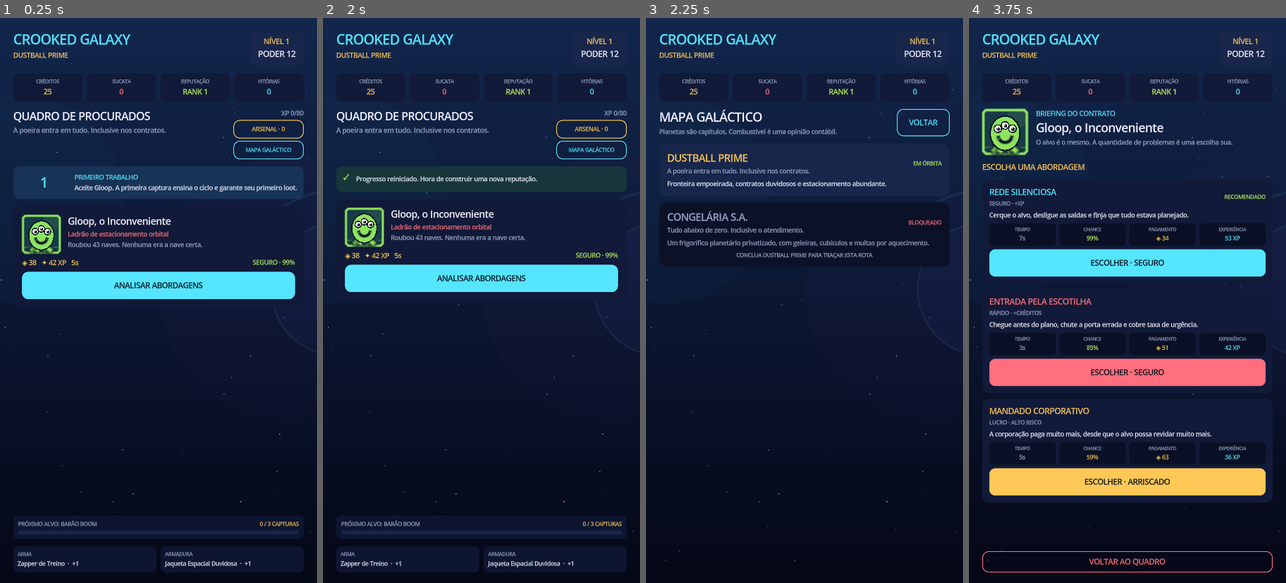
Above: before the commit, frames 1-4 (left to right).
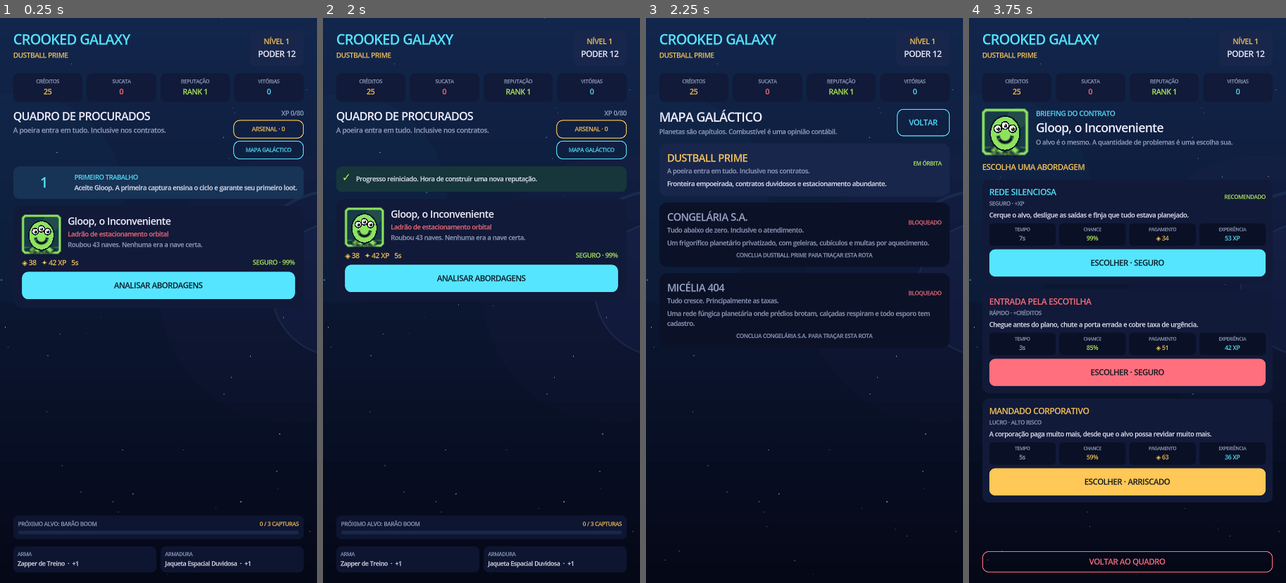
Above: after the commit, the same moments.

Repository: jellycb1/crooked-galaxy
Game: Godot game, scene res://scenes/main.tscn
Same seed, same stepped clock (60 frames per second), same inputs: the game is played once before the commit and once after it.
Inputs:
- Up to frame 1 (0.25 s): no input
- Up to frame 2 (2 s): click "ARSENAL · 0" at 0.5 s; click "DEV · REINICIAR PROGRESSO" at 1.25 s
- Up to frame 3 (2.25 s): click "MAPA GALÁCTICO" at 2 s
- Up to frame 4 (3.75 s): click "VOLTAR" at 2.75 s; click "ANALISAR ABORDAGENS" at 3.5 s

Frames 1-2 are identical in both runs. In frame 3, 1.1% of the frame differs, in the area x 6-96%, y 45-58%; in frame 4, nothing differs.

Commit message:
feat: open the Micelia frontier

Diff:
--- a/scripts/content_db.gd
+++ b/scripts/content_db.gd
@@ -20,6 +20,15 @@
 		"accent": "#72f1dd",
 		"unlock_after": "dustball_prime",
 		"completion_text": "A diretoria foi descongelada de suas funções. O termostato agora aceita votos e moedas.",
+	},
+	{
+		"id": "micelia_404",
+		"name": "Micélia 404",
+		"subtitle": "Tudo cresce. Principalmente as taxas.",
+		"description": "Uma rede fúngica planetária onde prédios brotam, calçadas respiram e todo esporo tem cadastro.",
+		"accent": "#c7f464",
+		"unlock_after": "congelaria_sa",
+		"completion_text": "A rede micelial trocou de administração. Os cogumelos exigem eleições úmidas.",
 	},
 ]
 
@@ -162,6 +171,23 @@
 		"boss": true,
 		"attacks": ["Fusão Hostil", "Zero Absoluto Fiscal", "Sinergia Criogênica"],
 	},
+	{
+		"id": "landlord_spore",
+		"planet_id": "micelia_404",
+		"name": "Síndico Esporão",
+		"title": "Administrador do condomínio micelial",
+		"description": "Cobrou aluguel de cada raiz e instalou catracas nas trilhas de formigas.",
+		"emoji": "♣",
+		"power": 44,
+		"defense": 19,
+		"health": 275,
+		"duration": 22,
+		"credits": 304,
+		"xp": 282,
+		"rank": 3,
+		"chapter_tier": 0,
+		"attacks": ["Boleto de Esporos", "Assembleia Venenosa", "Taxa de Umidade"],
+	},
 ]
 
 const PLAYER_ATTACKS := [
@@ -335,6 +361,62 @@
 				"effect_text": "+12% poder inimigo, mas +22% créditos pelo espetáculo.",
 				"power_mult": 1.12, "credits_mult": 1.22,
 				"result": "A manobra recebeu nota dez e uma advertência de segurança.",
+			},
+		],
+	},
+	{
+		"id": "spore_customs",
+		"planet_id": "micelia_404",
+		"symbol": "ACHOO",
+		"title": "Alfândega de Esporos",
+		"description": "Uma nuvem carimba cada molécula que entra. Seu pulmão está com documentação vencida.",
+		"color": "#c7f464",
+		"choices": [
+			{
+				"id": "buy_mask", "name": "COMPRAR MÁSCARA · 14 CR",
+				"effect_text": "Filtros revelam o alvo entre a névoa: -20% defesa.",
+				"credit_cost": 14, "defense_mult": 0.80,
+				"result": "A máscara filtra esporos, desculpas e noventa por cento dos anúncios.",
+			},
+			{
+				"id": "declare_lungs", "name": "DECLARAR OS PULMÕES",
+				"effect_text": "+3s de caça e +20% XP por preencher anatomia em triplicado.",
+				"duration_add": 3.0, "xp_mult": 1.20,
+				"result": "Seus pulmões agora constam como bagagem de mão regulamentar.",
+			},
+			{
+				"id": "sneeze_through", "name": "ESPIRRAR E ACELERAR",
+				"effect_text": "+12% poder inimigo, mas +22% créditos por contaminação.",
+				"power_mult": 1.12, "credits_mult": 1.22,
+				"result": "O espirro abriu um túnel e fechou três restaurantes orgânicos.",
+			},
+		],
+	},
+	{
+		"id": "sentient_shortcut",
+		"planet_id": "micelia_404",
+		"symbol": "OI?",
+		"title": "Atalho Senciente",
+		"description": "A trilha acordou, pediu seu nome e quer comissão sobre a recompensa.",
+		"color": "#ff75c8",
+		"choices": [
+			{
+				"id": "pay_path", "name": "PAGAR 16 CRÉDITOS",
+				"effect_text": "A trilha entrega o alvo: -16% vida inimiga.",
+				"credit_cost": 16, "health_mult": 0.84,
+				"result": "O atalho aceitou pagamento, gorjeta e uma avaliação de cinco estrelas.",
+			},
+			{
+				"id": "tell_story", "name": "CONTAR UMA HISTÓRIA",
+				"effect_text": "+2s de caça e +18% XP pela terapia vegetal.",
+				"duration_add": 2.0, "xp_mult": 1.18,
+				"result": "A trilha chorou seiva e indicou uma rota emocionalmente mais curta.",
+			},
+			{
+				"id": "step_on_it", "name": "PISAR FUNDO",
+				"effect_text": "+10% poder inimigo, mas +20% créditos por danos botânicos.",
+				"power_mult": 1.10, "credits_mult": 1.20,
+				"result": "A trilha abriu um processo. O contratante cobriu os honorários.",
 			},
 		],
 	},
@@ -368,6 +450,20 @@
 			{"name": "Colete Antitermostato", "description": "Certificado para sobreviver a três auditorias e meia."},
 			{"name": "Terno de Fibra Glacial", "description": "Elegante, blindado e impossível de passar a ferro."},
 			{"name": "Manta Executiva de Emergência", "description": "Dourada por fora, formulário de despesas por dentro."},
+		],
+	},
+	"micelia_404": {
+		"weapon": [
+			{"name": "Escopeta de Pólen Comprimido", "description": "Dispersa alergias, suspeitos e evidências."},
+			{"name": "Lâmina de Micélio Nervoso", "description": "Treme perto do perigo e de saladas."},
+			{"name": "Pistola Fotossintética", "description": "Recarrega ao sol e reclama em ambientes fechados."},
+			{"name": "Canhão de Compostagem Rápida", "description": "Transforma cobertura em adubo antes do impacto."},
+		],
+		"armor": [
+			{"name": "Casaco Antimofo Ofensivo", "description": "O mofo não entra. Ele manda representantes."},
+			{"name": "Colete de Casca Reforçada", "description": "Orgânico, balístico e ligeiramente crocante."},
+			{"name": "Poncho de Folha Carnívora", "description": "Protege o dono e belisca estranhos sem autorização."},
+			{"name": "Armadura de Cortiça Orbital", "description": "Leve, renovável e péssima perto de saca-rolhas."},
 		],
 	},
 }
--- a/scripts/main.gd
+++ b/scripts/main.gd
@@ -318,7 +318,8 @@
 		)
 		box.add_child(travel)
 	elif not unlocked:
-		box.add_child(center_label("CONCLUA DUSTBALL PRIME PARA TRAÇAR ESTA ROTA", 12, MUTED))
+		var requirement := ContentDB.get_planet(str(planet.get("unlock_after", ContentDB.PLANET.id)))
+		box.add_child(center_label("CONCLUA %s PARA TRAÇAR ESTA ROTA" % str(requirement.name).to_upper(), 12, MUTED))
 	return card
 
 
--- a/scripts/procedural_portrait.gd
+++ b/scripts/procedural_portrait.gd
@@ -30,6 +30,8 @@
 			draw_penguin()
 		"director_kelvin":
 			draw_director()
+		"landlord_spore":
+			draw_landlord_spore()
 		_:
 			draw_hunter()
 	draw_set_transform(Vector2.ZERO, 0.0, Vector2.ONE)
@@ -221,6 +223,27 @@
 	draw_circle(Vector2(0.50, 0.84), 0.032, ink)
 
 
+func draw_landlord_spore() -> void:
+	var ink := Color("#0d1520")
+	var lime := Color("#c7f464")
+	var pink := Color("#ff75c8")
+	draw_frame(Color("#263f35"), lime)
+	# Root-like suit and a broad mushroom cap establish the fungal landlord silhouette.
+	filled_polygon([Vector2(0.12, 0.96), Vector2(0.23, 0.66), Vector2(0.77, 0.66), Vector2(0.88, 0.96)], Color("#655238"), ink)
+	outlined_ellipse(Vector2(0.50, 0.52), Vector2(0.24, 0.31), Color("#d8d29a"), ink, 0.032)
+	filled_polygon([Vector2(0.10, 0.37), Vector2(0.18, 0.19), Vector2(0.34, 0.09), Vector2(0.61, 0.08), Vector2(0.82, 0.18), Vector2(0.91, 0.37)], pink, ink)
+	for spot in [Vector2(0.28, 0.22), Vector2(0.50, 0.16), Vector2(0.72, 0.25)]:
+		draw_circle(spot, 0.048, lime)
+	for eye in [Vector2(0.40, 0.48), Vector2(0.60, 0.48)]:
+		outlined_circle(eye, 0.057, Color("#f4f0d4"), ink, 0.020)
+		draw_circle(eye + Vector2(0.01, 0.0), 0.021, ink)
+	draw_line(Vector2(0.42, 0.63), Vector2(0.59, 0.61), ink, 0.03, true)
+	# Tiny key ring and tie signal authority more than competence.
+	filled_polygon([Vector2(0.46, 0.70), Vector2(0.54, 0.70), Vector2(0.58, 0.88), Vector2(0.50, 0.93), Vector2(0.42, 0.88)], lime, ink)
+	draw_arc(Vector2(0.75, 0.78), 0.065, 0.0, TAU, 20, Color("#ffc857"), 0.025, true)
+	draw_line(Vector2(0.80, 0.82), Vector2(0.87, 0.91), Color("#ffc857"), 0.025, true)
+
+
 func outlined_circle(center: Vector2, radius: float, fill: Color, outline: Color, width: float) -> void:
 	draw_circle(center, radius, outline)
 	draw_circle(center, maxf(0.0, radius - width), fill)
--- a/scripts/space_backdrop.gd
+++ b/scripts/space_backdrop.gd
@@ -26,8 +26,9 @@
 
 func _draw() -> void:
 	var frozen := planet_id == "congelaria_sa"
-	var top := Color("#0e4359") if frozen else Color("#12264c")
-	var bottom := Color("#04121d") if frozen else Color("#050817")
+	var fungal := planet_id == "micelia_404"
+	var top := Color("#2d4b32") if fungal else (Color("#0e4359") if frozen else Color("#12264c"))
+	var bottom := Color("#07150d") if fungal else (Color("#04121d") if frozen else Color("#050817"))
 	var bands := 28
 	for band in bands:
 		var from_y := size.y * float(band) / float(bands)
@@ -36,7 +37,7 @@
 		draw_rect(Rect2(0, from_y, size.x, to_y - from_y + 1.0), color)
 
 	# Soft, deliberately off-center nebula shapes.
-	draw_circle(Vector2(size.x * 0.06, size.y * 0.32), size.x * 0.33, Color(0.25, 0.92, 0.82, 0.045) if frozen else Color(0.14, 0.56, 0.72, 0.035))
+	draw_circle(Vector2(size.x * 0.06, size.y * 0.32), size.x * 0.33, Color(0.75, 0.96, 0.39, 0.045) if fungal else (Color(0.25, 0.92, 0.82, 0.045) if frozen else Color(0.14, 0.56, 0.72, 0.035)))
 	draw_circle(Vector2(size.x * 0.92, size.y * 0.48), size.x * 0.42, Color(0.52, 0.20, 0.68, 0.028))
 
 	for star in stars:
@@ -53,3 +54,8 @@
 	if frozen:
 		for offset in [-0.55, -0.15, 0.3]:
 			draw_line(Vector2(size.x * (0.15 + offset * 0.08), size.y), Vector2(size.x * (0.42 + offset * 0.08), size.y * 0.78), Color(0.45, 0.95, 0.88, 0.055), 12.0, true)
+	elif fungal:
+		for spore_index in 12:
+			var spore_x := size.x * (0.08 + float((spore_index * 37) % 89) / 100.0)
+			var spore_y := size.y * (0.18 + float((spore_index * 53) % 71) / 100.0)
+			draw_circle(Vector2(spore_x, spore_y), 3.0 + float(spore_index % 3), Color(1.0, 0.46, 0.78, 0.10))
--- a/tests/test_core.gd
+++ b/tests/test_core.gd
@@ -90,6 +90,16 @@
 	check(str(Content.get_planet("congelaria_sa").name) == "Congelária S.A.", "planets resolve from stable ids")
 	check(not Content.is_planet_unlocked("congelaria_sa", []), "second planet starts locked")
 	check(Content.is_planet_unlocked("congelaria_sa", [Content.PLANET.id]), "first chapter completion unlocks the next planet")
+	check(not Content.is_planet_unlocked("micelia_404", [Content.PLANET.id]), "third planet remains locked after only one chapter")
+	check(Content.is_planet_unlocked("micelia_404", [Content.PLANET.id, "congelaria_sa"]), "Congelaria completion unlocks Micelia")
+	check(Content.available_bounties(3, "micelia_404", 0).size() == 1, "third chapter starts with one local target")
+	var fungal_rng := RandomNumberGenerator.new()
+	fungal_rng.seed = 9921
+	var fungal_event := Content.random_hunt_event(fungal_rng, "micelia_404")
+	check(str(fungal_event.planet_id) == "micelia_404", "fungal planet selects its own incidents")
+	var fungal_loot := Content.generate_loot(Content.TARGETS[8], fungal_rng)
+	var fungal_names := Content.PLANET_ITEM_CATALOGS.micelia_404.weapon + Content.PLANET_ITEM_CATALOGS.micelia_404.armor
+	check(fungal_names.any(func(definition): return str(definition.name) == str(fungal_loot.name)), "fungal target generates its own item family")
 	var safe_approach: Dictionary = Content.contract_approaches()[0]
 	var adjusted := Content.apply_approach(Content.TARGETS[0], safe_approach)
 	check(adjusted.duration == 7, "safe approach lengthens tracking")
--- a/tests/test_flow.gd
+++ b/tests/test_flow.gd
@@ -141,6 +141,9 @@
 	check(frozen_state.player.completed_planets.has("congelaria_sa"), "second completed planet persists in progression")
 	check(frozen_state.planet_capture_count("congelaria_sa") == 10, "planet capture counter advances independently")
 	check(str(frozen_state.chapter_completion.planet.id) == "congelaria_sa", "finale resolves the correct planet metadata")
+	frozen_state.continue_after_chapter()
+	check(frozen_state.travel_to_planet("micelia_404"), "second chapter opens travel to Micelia")
+	check(str(frozen_state.player.current_planet_id) == "micelia_404", "third planet becomes the active destination")
 	frozen_state.free()
 
 	state.free()
--- a/tests/test_ui.gd
+++ b/tests/test_ui.gd
@@ -92,6 +92,10 @@
 	check(state.travel_to_planet("congelaria_sa"), "UI state can travel to an unlocked planet")
 	await process_frame
 	check(scene.find_child("BountyCard_auditor_frost", true, false) != null, "second planet bounty board renders")
+	state.player.completed_planets.append("congelaria_sa")
+	check(state.travel_to_planet("micelia_404"), "UI state can enter the third unlocked planet")
+	await process_frame
+	check(scene.find_child("BountyCard_landlord_spore", true, false) != null, "third planet bounty board renders")
 
 	scene.free()
 	await process_frame
--- a/tools/capture_portraits.gd
+++ b/tools/capture_portraits.gd
@@ -39,8 +39,9 @@
 		{"id": "chef_coldflame", "name": "CHEF BRASA FRIA"},
 		{"id": "executive_penguin", "name": "PINGUIM EXECUTIVO"},
 		{"id": "director_kelvin", "name": "DIRETORA KELVIN"},
+		{"id": "landlord_spore", "name": "SÍNDICO ESPORÃO"},
 	]
-	for row_index in 3:
+	for row_index in 4:
 		var row := HBoxContainer.new()
 		row.alignment = BoxContainer.ALIGNMENT_CENTER
 		row.add_theme_constant_override("separation", 34)
@@ -51,12 +52,12 @@
 				break
 			var definition: Dictionary = characters[character_index]
 			var cell := VBoxContainer.new()
-			cell.custom_minimum_size = Vector2(180, 280)
+			cell.custom_minimum_size = Vector2(180, 225)
 			cell.alignment = BoxContainer.ALIGNMENT_CENTER
 			row.add_child(cell)
 			var portrait: Control = PortraitScript.new()
 			portrait.character_id = str(definition.id)
-			portrait.custom_minimum_size = Vector2(170, 170)
+			portrait.custom_minimum_size = Vector2(150, 150)
 			portrait.size_flags_horizontal = Control.SIZE_SHRINK_CENTER
 			cell.add_child(portrait)
 			var caption := Label.new()
--- a/tools/capture_ui.gd
+++ b/tools/capture_ui.gd
@@ -177,10 +177,24 @@
 	if save_frame("ui_congelaria_complete.png") != OK:
 		quit(1)
 		return
+	state.continue_after_chapter()
+	await process_frame
+	await process_frame
+	state.player.level = 6
+	state.player.base_power = 20
+	state.player.weapon = {"name": "Carabina Criogênica Reversa", "slot": "weapon", "power": 21, "rarity": "Raro", "color": "#58d9ff"}
+	state.player.armor = {"name": "Terno de Fibra Glacial", "slot": "armor", "power": 17, "rarity": "Raro", "color": "#58d9ff"}
+	state.travel_to_planet("micelia_404")
+	await process_frame
+	await process_frame
+	await create_timer(0.15).timeout
+	if save_frame("ui_micelia_board.png") != OK:
+		quit(1)
+		return
 	scene.free()
 	await process_frame
 	await create_timer(0.5).timeout
-	print("Captured primary UI, galaxy map, planet incidents, both finales, boss board, and Congelária board to %s" % OUTPUT_DIR)
+	print("Captured primary UI, galaxy map, planet incidents, both finales, boss board, and three planet boards to %s" % OUTPUT_DIR)
 	quit(0)
 
 
Not shown, changed: README.md
